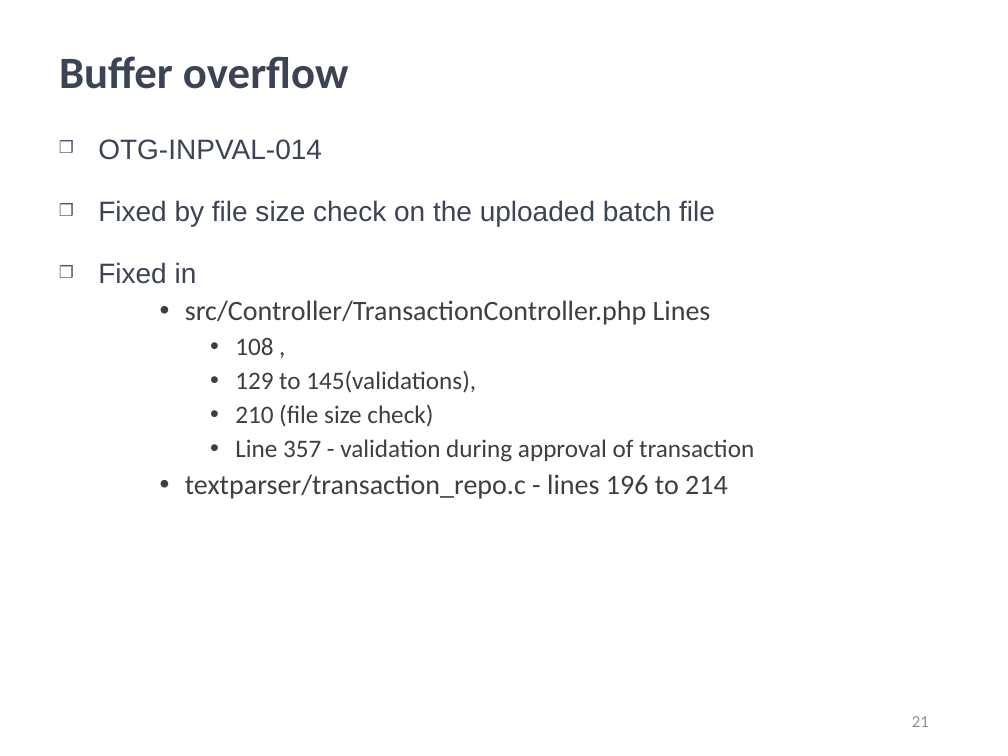
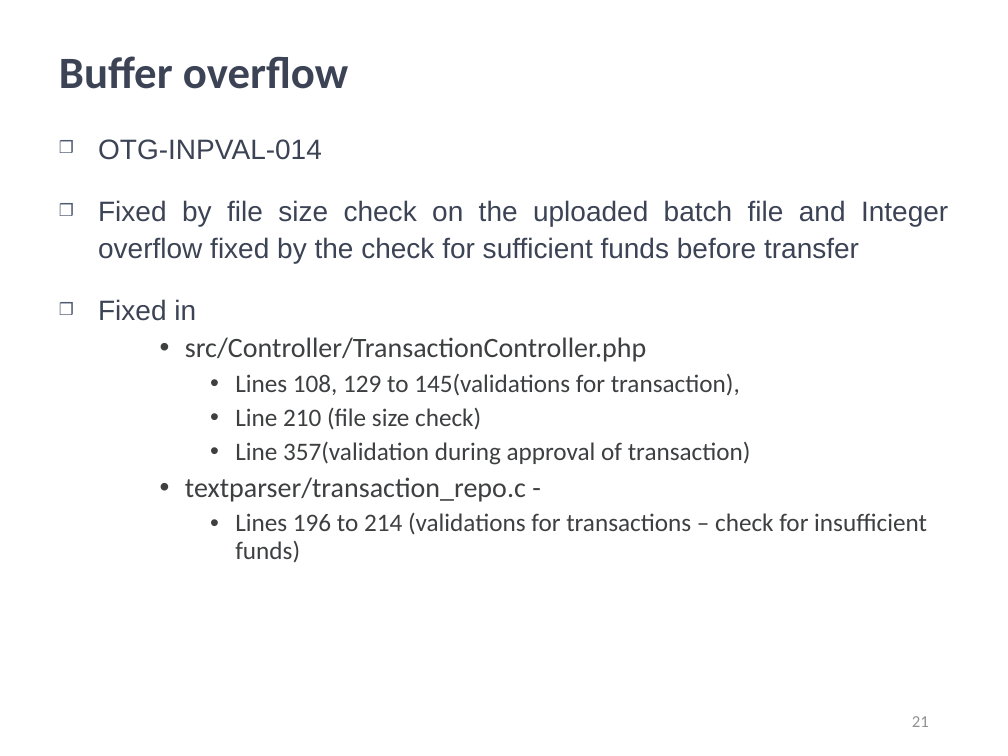
Before and after one commit to kwuerl/secure-coding-team-8, a slide deck: slide 21 of presentations/Phase3.ppt. Drawn at 1008x756 pixels with LibreOffice and Linux fonts; fonts in the diff are those of the drawing; background and template pictures are left out. Boxes give left, top, right and bottom in pixels: in the first picture for what was removed or moved away, otherwise in the second. Text is boxed around its words. In the diff, an @@ line names an element or a change of style, - is before the commit and + after.

Commit message:
updated ppt

```diff
--- a/presentations/Phase3.ppt
+++ b/presentations/Phase3.ppt
@@ text at (x1=98, y1=200, x2=948, y2=263): text changed @@
-❒ Fixed by file size check on the uploaded batch file
+❒ Fixed by file size check on the uploaded batch file and Integer overflow fixed by the check for sufficient funds before transfer
@@ text at (x1=185, y1=337, x2=927, y2=562): text changed @@
-    • src/Controller/TransactionController.php Lines
-      • 108 ,
-      • 129 to 145(validations),
-      • 210 (file size check)
-      • Line 357 - validation during approval of transaction
-    • textparser/transaction_repo.c - lines 196 to 214
+    • src/Controller/TransactionController.php
+      • Lines 108, 129 to 145(validations for transaction),
+      • Line 210 (file size check)
+      • Line 357(validation during approval of transaction)
+    • textparser/transaction_repo.c -
+      • Lines 196 to 214 (validations for transactions – check for insufficient funds)
```
Also in this commit, not shown: 9 other slides changed.
